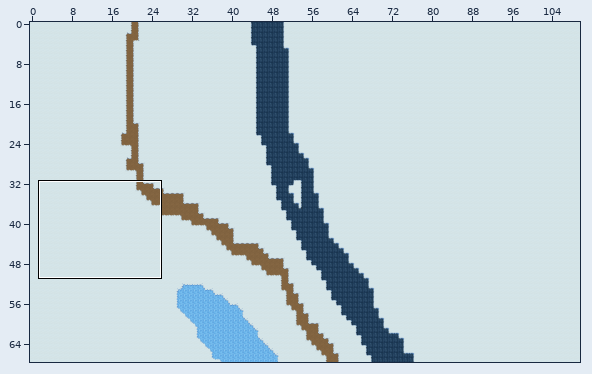
Two versions of a level (Tiled map (JSON), assets/maps/cold1.json). The picture above shows the old version from afar; the outline marks the close-up.
Close-up. Earlier state:
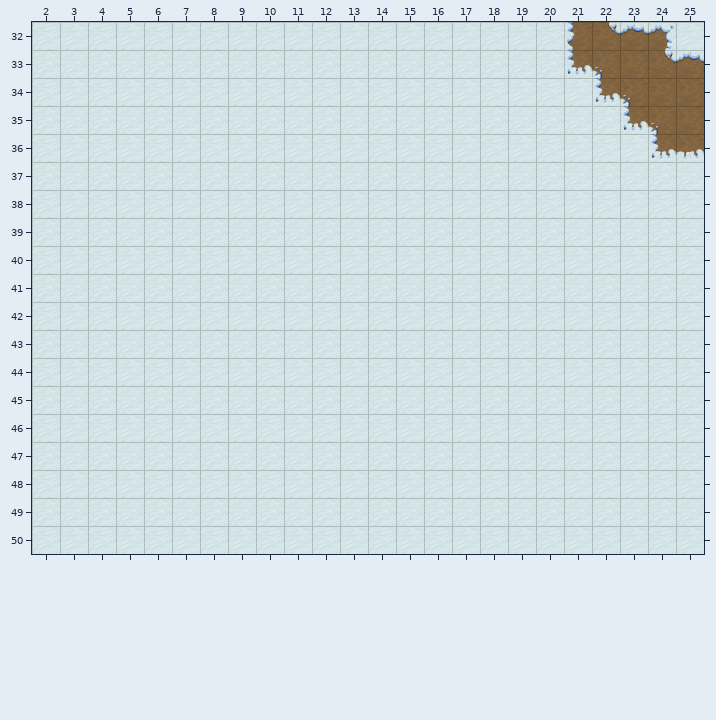
Cells are 32x32 px. Shown: x 2..25, y 32..50. The commit also changed other parts of the map, which this record leaves out.
The result:
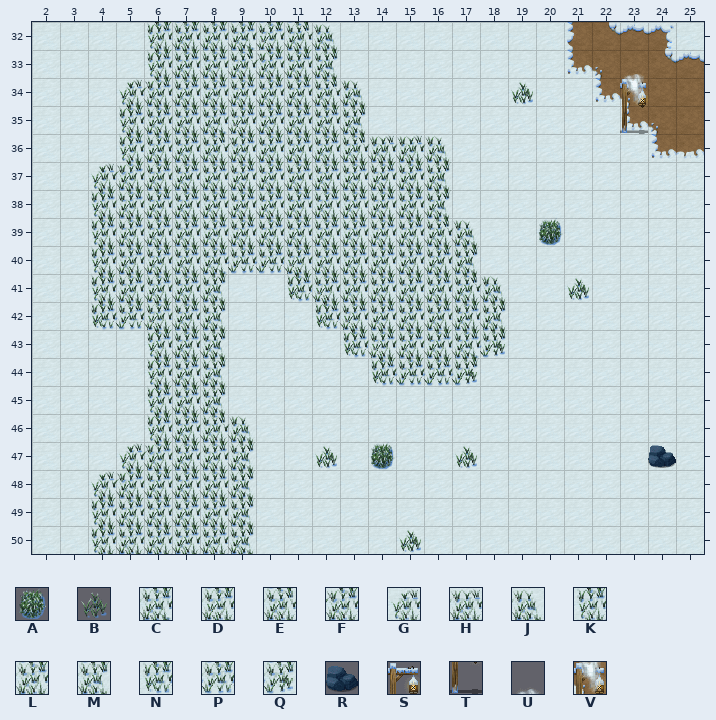
Key: from "terrain": A 189, B 192, C 193, D 194, E 226, F 227, G 258, H 259, J 260, K 291, L 292, M 293, N 324, P 325, Q 326; from "winter": R 146, S 269, T 304, U 342, V 377.
_ is an empty cell.
See-through tiles are keyed as they look on the map.
Difference:
Layer "Ground2":
y 32: x 6..12 _______ -> KLLCDEJ
y 33: x 6..12 _______ -> KLLEFLM
y 34: x 5..13 _________ -> GFLLLLLEJ; x 19 _ -> B
y 35: x 5..13 _________ -> KLLCDLLLM
y 36: x 5..16 ____________ -> KLLEFLLLEHHJ
y 37: x 4..16 _____________ -> GFLLLLLLLLLLM
y 38: x 4..16 _____________ -> KLLLLLLLLLLLM
y 39: x 4..17 ______________ -> KLLLLLLLLLLLEJ; x 20 _ -> A
y 40: x 4..17 ______________ -> KLLLCPPDLLLLLM
y 41: x 4..8 _____ -> KLLLM; x 11..18 ________ -> NDLLLLEJ; x 21 _ -> B
y 42: x 4..8 _____ -> NPDLM; x 12..18 _______ -> NDLLLLM
y 43: x 6..8 ___ -> KLM; x 13..18 ______ -> NDLLCQ
y 44: x 6..8 ___ -> KLM; x 14..17 ____ -> NPPQ
y 45: x 6..8 ___ -> KLM
y 46: x 6..9 ____ -> KLEJ
y 47: x 5..9 _____ -> GFLLM; x 12 _ -> B; x 14 _ -> A; x 17 _ -> B
y 48: x 4..9 ______ -> GFLLLM
y 49: x 4..9 ______ -> KLLLLM
y 50: x 4..9 ______ -> KLLLLM; x 15 _ -> B
Layer "Mask":
y 35: x 23 _ -> T
y 47: x 24 _ -> R
Layer "Fringe":
y 34: x 23 _ -> S
Layer "Fringe2":
y 33: x 23 _ -> U
y 34: x 23 _ -> V
Where, in picture pixels (left, top, right, bottom), the same in both close-ups:
added: (88, 22, 507, 554)
added: (620, 72, 648, 134)
added: (511, 82, 533, 105)
added: (537, 218, 563, 246)
added: (567, 278, 589, 301)
added: (648, 445, 676, 468)
